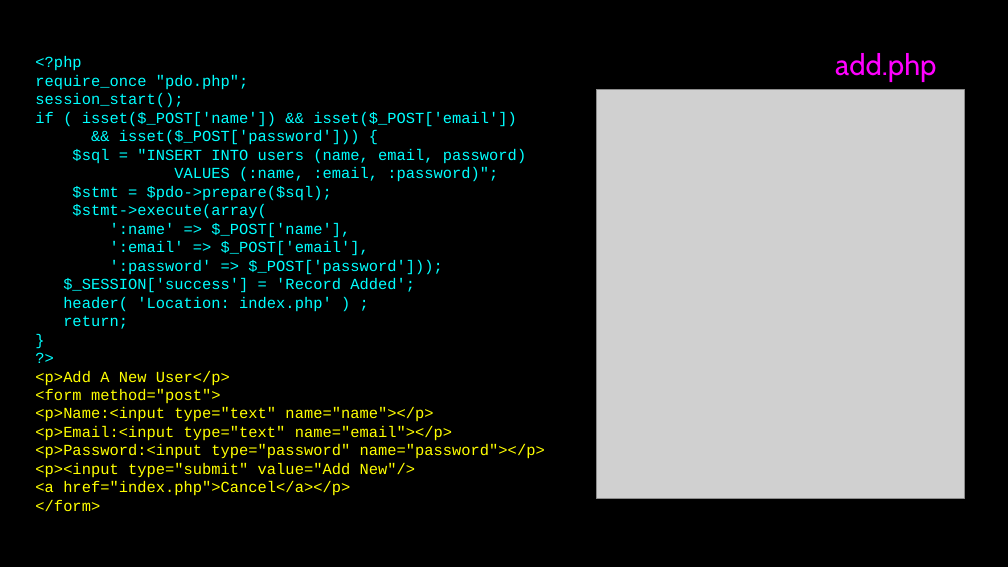
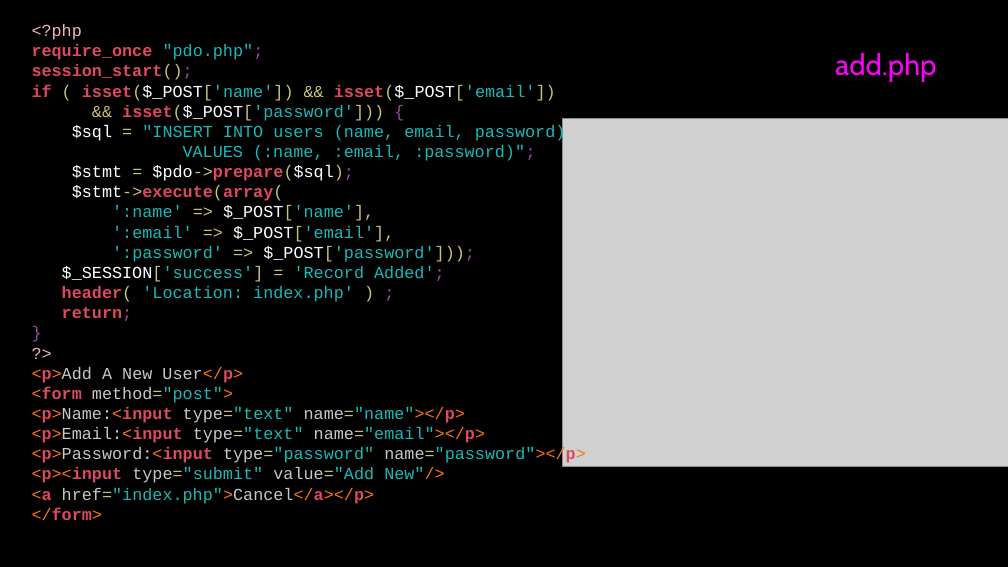
Before and after one commit to csev/wa4e, a slide deck: slide 9 of lectures/PHP-08-CRUD.ppt. Drawn at 1008x567 pixels with LibreOffice and Linux fonts; fonts in the diff are those of the drawing; grey boxes stand for pictures. Boxes give left, top, right and bottom in pixels: in the first picture for what was removed or moved away, otherwise in the second. Text is boxed around its words. In the diff, an @@ line names an element or a change of style, - is before the commit and + after.

```diff
--- a/lectures/PHP-08-CRUD.ppt
+++ b/lectures/PHP-08-CRUD.ppt
@@ text "<?php": place and size @@
-text "<?php" at [35, 56, 545, 511]
+text "<?php" at [32, 24, 586, 521]
@@ text "<?php" at [32, 24, 586, 521]: size 11 to 12 pt; text colour #00FFFF to #F2B2C5 in "<?php", "?>"; text colour #00FFFF to #DD495D in "require_once", "session_start();", "if isset($_POST['name']) isset($_POST['email'])", "isset($_POST['password']))" and 4 more places; text colour #00FFFF to #18B9B7 in ""pdo.php";", "isset($_POST['name']) isset($_POST['email'])", "isset($_POST['password']))", ""INSERT INTO users (name, email, password)" and 6 more places; text colour #00FFFF to #9F47A0 in ""pdo.php";", "session_start();", "{", ":password)";" and 6 more places; bold on in "require_once", "session_start();", "if isset($_POST['name']) isset($_POST['email'])", "isset($_POST['password']))" and 12 more places; text colour #00FFFF to #C8C473 in "session_start();", "( isset($_POST['name']) && isset($_POST['email'])", "&& isset($_POST['password']))", "=" and 7 more places; text colour #00FFFF to #FFFFFF in "isset($_POST['name']) isset($_POST['email'])", "isset($_POST['password']))", "$sql", "$stmt $pdo->prepare($sql);" and 5 more places; text colour #FFFF00 to #FC740C in "<p>Add User</p>", "<form method="post">", "<p>Name:<input name="name"></p>", "<p>Email:<input name="email"></p>" and 4 more places; text colour #FFFF00 to #DD495D in "<p>Add User</p>", "<form", "<p>Name:<input name="name"></p>", "<p>Email:<input name="email"></p>" and 4 more places; text colour #FFFF00 to #C7C7C7 in "<p>Add A New User</p>", "method="post">", "<p>Name:<input type="text" name="name"></p>", "<p>Email:<input type="text" name="email"></p>" and 3 more places; text colour #FFFF00 to #C8C473, text colour #FFFF00 to #18B9B7 in "method="post">", "type="text" name="name"></p>", "type="text" name="email"></p>", "type="password" name="password"></p>" and 2 more places; vertical alignment middle to top @@
@@ picture: place and size @@
-picture at [597, 90, 965, 499]
+picture at [562, 119, 1008, 468]
```
Also in this commit, not shown: 10 other slides changed, 1 slide added, 1 slide removed.
